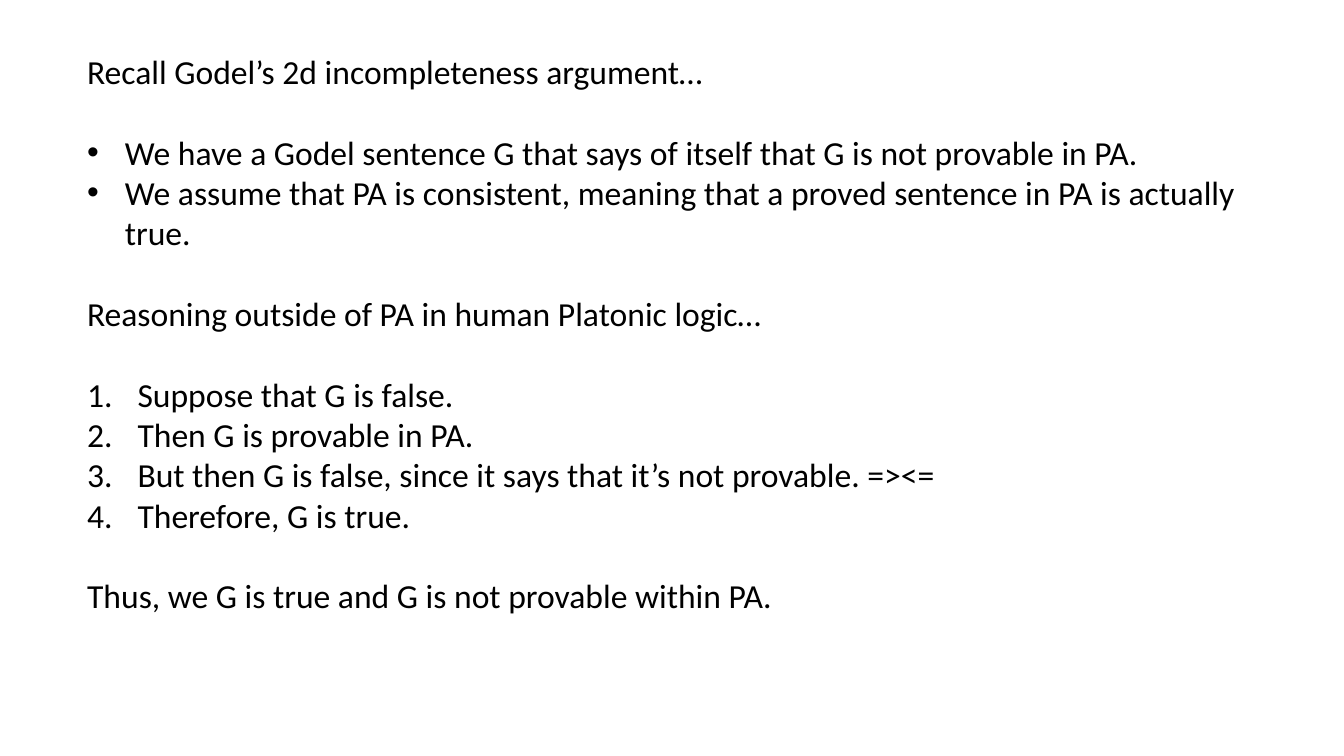
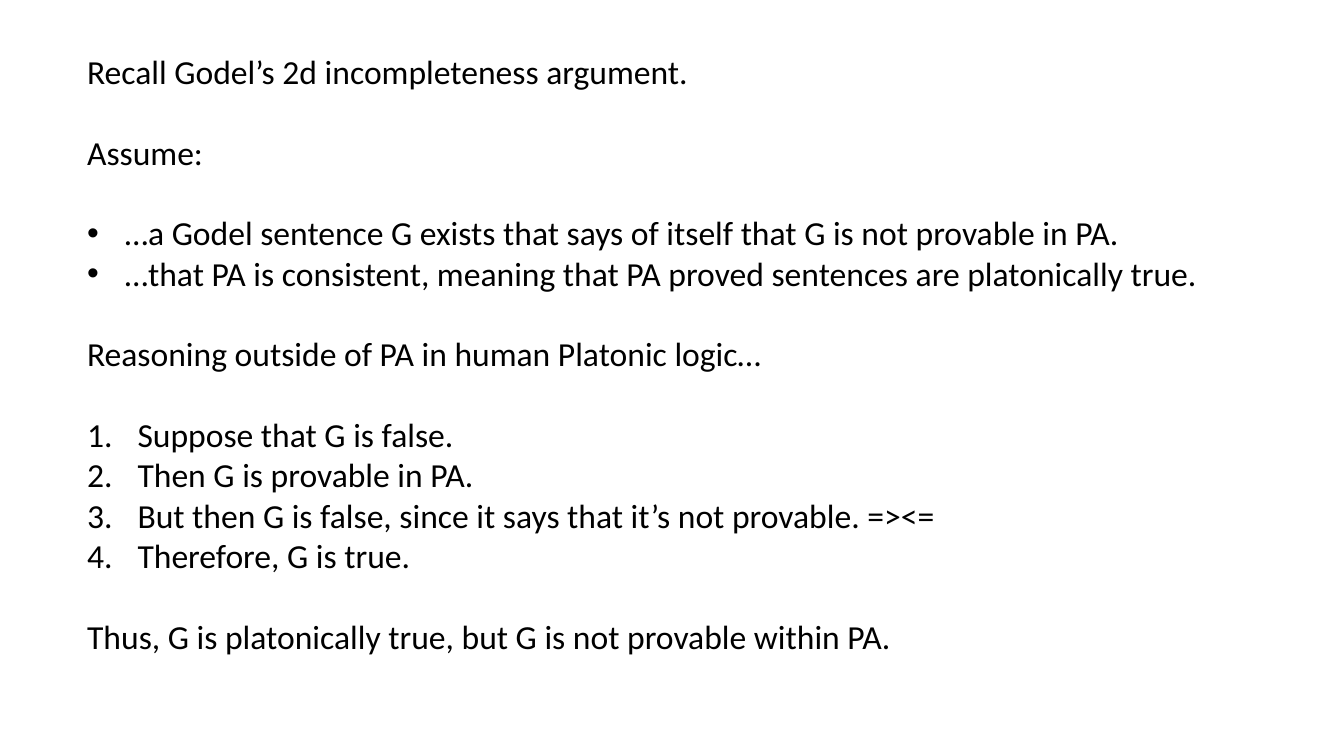
Before and after one commit to Saul-Youssef/coda, a slide deck: slide 40 of doc/talk/coda.pptx. Drawn at 1344x756 pixels with LibreOffice and Linux fonts; fonts in the diff are those of the drawing. Boxes give left, top, right and bottom in pixels: in the first picture for what was removed or moved away, otherwise in the second. Text is boxed around its words. In the diff, an @@ line names an element or a change of style, - is before the commit and + after.

```diff
--- a/doc/talk/coda.pptx
+++ b/doc/talk/coda.pptx
@@ text at box(87, 60, 1197, 292): text changed @@
-Recall Godel’s 2d incompleteness argument…
-• We have a Godel sentence G that says of itself that G is not provable in PA.
-• We assume that PA is consistent, meaning that a proved sentence in PA is actually true.
+Recall Godel’s 2d incompleteness argument.
+Assume:
+• …a Godel sentence G exists that says of itself that G is not provable in PA.
+• …that PA is consistent, meaning that PA proved sentences are platonically true.
@@ text at box(87, 625, 890, 655): text changed @@
-Thus, we G is true and G is not provable within PA.
+Thus, G is platonically true, but G is not provable within PA.
```
Also in this commit, not shown: 3 other slides changed, 8 other files.
